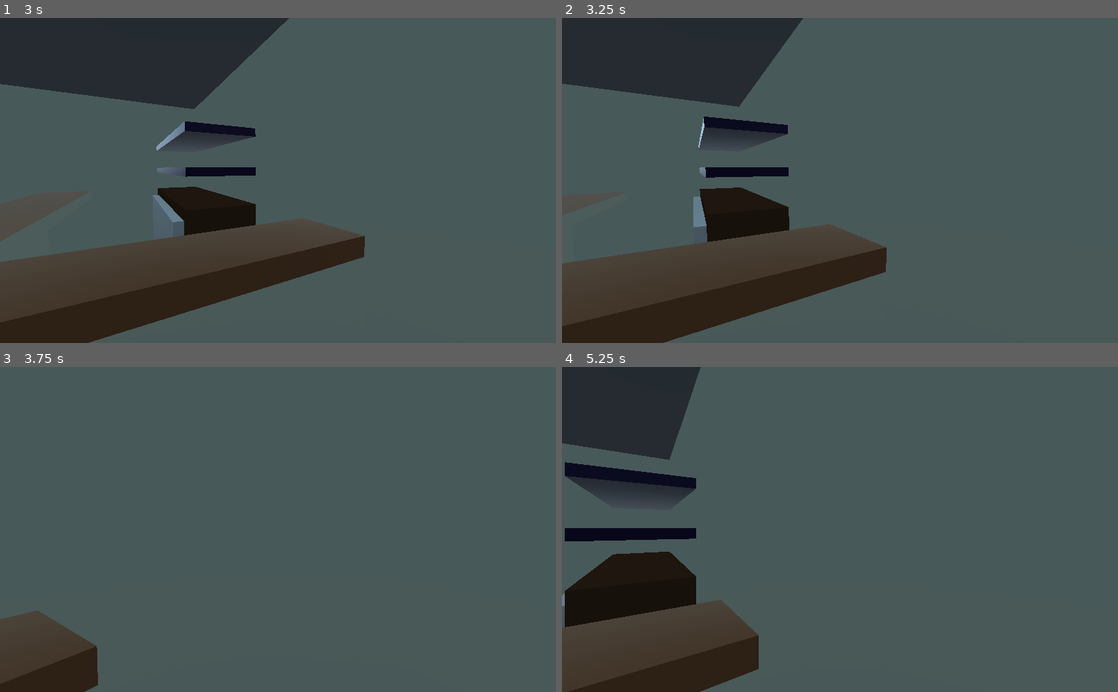
Above: before the commit, frames 1-4 (two rows, left to right).
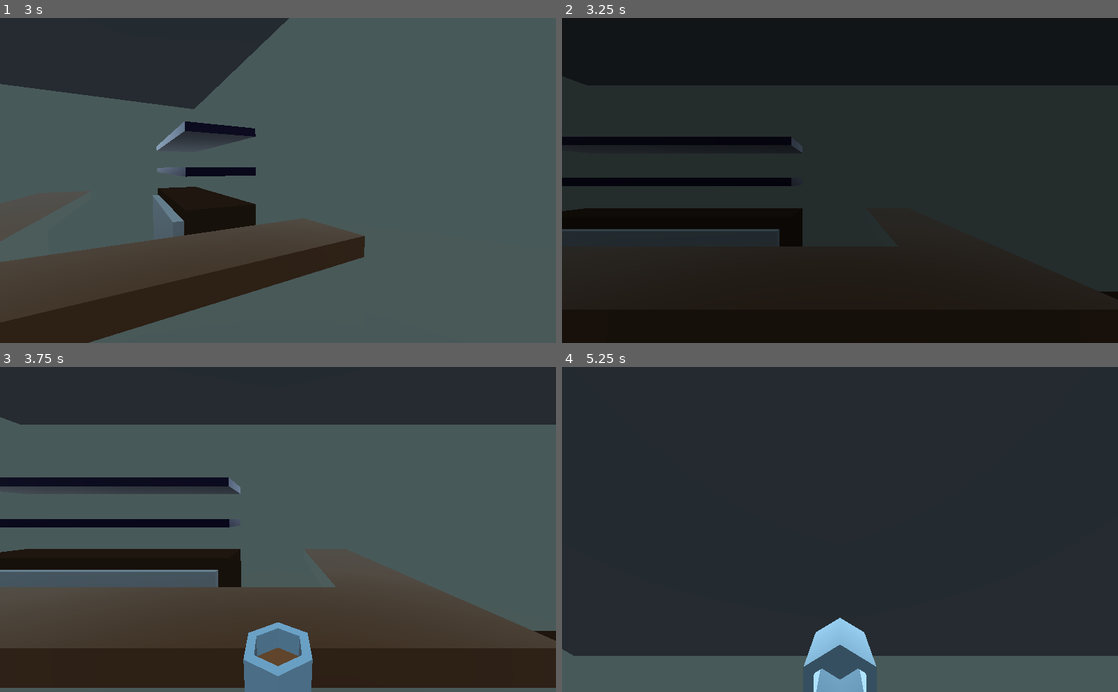
Above: after the commit, the same moments.

Repository: Eptwalabha/ld47
Game: Godot game, scene res://scenes/Game.tscn
Same seed, same stepped clock (60 frames per second), same inputs: the game is played once before the commit and once after it. Sound files missing from this copy of the repository are replaced by a short silence.
Inputs (mouse positions are in pixels of both pictures, inside the frame that each line leads up to):
- Up to frame 1 (3 s): tap Enter at 0.5 s; move the mouse to (305, 180) at 0.52 s; hold Up (move_forward) from 0.53 s (still down); tap E (context_action) every 0.75 s from 0.6 to 2.85 s; move the mouse to (250, 180) at 1.27 s; move the mouse to (289, 174) at 2.02 s; move the mouse to (272, 187) at 2.77 s
- Up to frame 2 (3.25 s): keep holding Up (move_forward)
- Up to frame 3 (3.75 s): keep holding Up (move_forward); move the mouse to (316, 532) at 3.52 s; tap E (context_action) at 3.6 s
- Up to frame 4 (5.25 s): keep holding Up (move_forward); move the mouse to (795, 526) at 4.27 s; tap E (context_action) at 4.35, 5.1 s; move the mouse to (845, 529) at 5.02 s

Frame 1 is identical in both runs. In frame 2, 89% of the frame differs, in the area x 0-100%, y 0-100%; in frame 3, 50%; in frame 4, 86%.

Commit message:
drinking mechanic

Diff:
--- a/scenes/Player.gd
+++ b/scenes/Player.gd
@@ -1,5 +1,7 @@
 class_name Player
 extends KinematicBody
+
+signal drink_ended
 
 onready var head := $Head as Spatial
 onready var camera := $Head/Camera as Camera
@@ -72,7 +74,16 @@
 func force_move(direction: Vector3) -> void:
 	translate(direction)
 
+func force_move_to(spatial: Spatial) -> void:
+	global_transform = spatial.global_transform
+	head.rotation = Vector3.ZERO
+	camera.rotation = Vector3.ZERO
+	camera_angle = 0
+
+func drink() -> void:
+	$AnimationPlayer.play("drink")
+	yield($AnimationPlayer, "animation_finished")
+	emit_signal("drink_ended")
+
 func move_through_window() -> void:
 	$AnimationPlayer.play("move_through_window")
-	yield($AnimationPlayer, "animation_finished")
-	$AnimationPlayer.play("idle")
--- a/scenes/Player.tscn
+++ b/scenes/Player.tscn
@@ -1,7 +1,8 @@
-[gd_scene load_steps=8 format=2]
+[gd_scene load_steps=9 format=2]
 
 [ext_resource path="res://scenes/Player.gd" type="Script" id=1]
 [ext_resource path="res://scenes/props/bar/Glass.tscn" type="PackedScene" id=2]
+[ext_resource path="res://assets/sounds/glup.ogg" type="AudioStream" id=3]
 
 [sub_resource type="RayShape" id=1]
 length = 0.3
@@ -12,8 +13,7 @@
 
 [sub_resource type="Animation" id=3]
 resource_name = "drink"
-length = 3.5
-loop = true
+length = 3.0
 tracks/0/type = "value"
 tracks/0/path = NodePath("Head:rotation_degrees")
 tracks/0/interp = 1
@@ -33,7 +33,7 @@
 tracks/1/imported = false
 tracks/1/enabled = true
 tracks/1/keys = {
-"times": PoolRealArray( 0, 0.7, 1.3, 1.6, 2, 2.3, 3, 3.3 ),
+"times": PoolRealArray( 0, 0.7, 1.3, 1.6, 2, 2.3, 2.9, 3 ),
 "transitions": PoolRealArray( 1, 1, 1, 1, 1, 1, 1, 1 ),
 "update": 0,
 "values": [ Vector3( 0, -0.5, -0.1 ), Vector3( 0, -0.211342, -0.302963 ), Vector3( 0, -0.258699, -0.447292 ), Vector3( 0, -0.258699, -0.447292 ), Vector3( 0, -0.0985843, -0.244329 ), Vector3( 0, -0.258699, -0.447292 ), Vector3( 0, -0.445876, -0.325514 ), Vector3( 0, -0.5, -0.1 ) ]
@@ -45,7 +45,7 @@
 tracks/2/imported = false
 tracks/2/enabled = true
 tracks/2/keys = {
-"times": PoolRealArray( 0, 3.3 ),
+"times": PoolRealArray( 0, 3 ),
 "transitions": PoolRealArray( 1, 1 ),
 "update": 1,
 "values": [ true, false ]
@@ -57,7 +57,7 @@
 tracks/3/imported = false
 tracks/3/enabled = true
 tracks/3/keys = {
-"times": PoolRealArray( 0.7, 1.3, 1.6, 2, 2.3, 3, 3.3 ),
+"times": PoolRealArray( 0.7, 1.3, 1.6, 2, 2.3, 2.9, 3 ),
 "transitions": PoolRealArray( 1, 1, 1, 1, 1, 1, 1 ),
 "update": 0,
 "values": [ Vector3( 0, 0, 0 ), Vector3( 43.839, 0, 0 ), Vector3( 43.839, 0, 0 ), Vector3( 119.796, 0, 0 ), Vector3( 33.994, 0, 0 ), Vector3( 13.508, 0, 0 ), Vector3( 0, 0, 0 ) ]
@@ -137,7 +137,7 @@
 collide_with_bodies = false
 
 [node name="Glass" parent="Head/Camera" instance=ExtResource( 2 )]
-transform = Transform( 1, 0, 0, 0, 1, 0, 0, 0, 1, 0, -0.5, -0.1 )
+transform = Transform( 1, 0, 0, 0, 0.972337, -0.233581, 0, 0.233581, 0.972337, 0, -0.445876, -0.325514 )
 
 [node name="AnimationPlayer" type="AnimationPlayer" parent="."]
 autoplay = "idle"
@@ -146,4 +146,5 @@
 anims/move_through_window = SubResource( 5 )
 
 [node name="AudioStreamPlayer2D" type="AudioStreamPlayer2D" parent="."]
+stream = ExtResource( 3 )
 bus = "sound"
--- a/scenes/chapters/ChapterBar.gd
+++ b/scenes/chapters/ChapterBar.gd
@@ -9,6 +9,7 @@
 var states = {
 	'move': MobileState.new(),
 	'dialog': DialogState.new(),
+	'drink': DrinkState.new(),
 }
 
 var reset_player_transform :Transform
@@ -22,6 +23,9 @@
 			state.player = player
 			state.ui = ui
 			state.connect("state_ended", self, "_on_State_ended", [state_name])
+			state.connect("drink", self, "drink")
+# warning-ignore:return_value_discarded
+	player.connect("drink_ended", self, "_on_player_drink_ended")
 	_change_state('move')
 
 func start() -> void:
@@ -43,6 +47,13 @@
 func input(event: InputEvent) -> void:
 	states[current_state].input(event)
 
+func drink() -> void:
+	player.force_move_to($Drink)
+	player.drink()
+	_change_state('drink')
+
+func _on_player_drink_ended() -> void:
+	_change_state('move')
 
 func _change_state(new_state: String) -> void:
 	if current_state != new_state and states.has(new_state):
@@ -54,6 +65,8 @@
 class GameState:
 # warning-ignore:unused_signal
 	signal state_ended
+# warning-ignore:unused_signal
+	signal drink
 
 	var player: Player = null
 	var ui : UI = null
@@ -102,7 +115,15 @@
 		return true
 
 
+class DrinkState extends GameState:
+
+	func enter() -> void:
+		player.velocity.y = 0.0
+		player.can_control(false)
+
 class MobileState extends GameState:
+
+	var timer : float = 3.0
 
 	func enter() -> void:
 		player.can_control(true)
@@ -113,8 +134,14 @@
 	func input(event: InputEvent) -> void:
 		player.input(event)
 
-	func process(_delta: float) -> void:
+	func process(delta: float) -> void:
 		_check_triggers()
+		timer = timer - delta
+		if timer <= 0:
+			timer += 10.0
+			ui.blink()
+			yield(ui, "blink")
+			emit_signal("drink")
 
 	func _check_triggers():
 		if player.ray.is_colliding():
--- a/scenes/chapters/ChapterBar.tscn
+++ b/scenes/chapters/ChapterBar.tscn
@@ -14,4 +14,7 @@
 transform = Transform( 0.809253, 0, -0.58746, 0, 1, 0, 0.58746, 0, 0.809253, -1.89024, 0, 3.75332 )
 
 [node name="UI" parent="." instance=ExtResource( 4 )]
+
+[node name="Drink" type="Spatial" parent="."]
+transform = Transform( -1.62921e-07, 0, -1, 0, 1, 0, 1, 0, -1.62921e-07, 0.128837, 0, -2.33743 )
 [connection signal="end_of_chapter" from="Bar" to="." method="_on_Bar_end_of_chapter"]
--- a/scenes/ui/UI.gd
+++ b/scenes/ui/UI.gd
@@ -1,6 +1,7 @@
 class_name UI
 extends Control
 
+signal blink
 
 func show_context(text: String) -> void:
 	$VBoxContainer/Context/Label.text = tr(text)
@@ -16,3 +17,6 @@
 
 func hide_dialog() -> void:
 	$VBoxContainer/Dialog.hide()
+
+func blink() -> void:
+	$AnimationPlayer.play("blink")
--- a/scenes/ui/UI.tscn
+++ b/scenes/ui/UI.tscn
@@ -1,6 +1,36 @@
-[gd_scene load_steps=4 format=2]
+[gd_scene load_steps=5 format=2]
 
 [ext_resource path="res://scenes/ui/UI.gd" type="Script" id=1]
+
+[sub_resource type="Animation" id=3]
+resource_name = "blink"
+length = 0.3
+tracks/0/type = "value"
+tracks/0/path = NodePath("ColorRect:color")
+tracks/0/interp = 1
+tracks/0/loop_wrap = true
+tracks/0/imported = false
+tracks/0/enabled = true
+tracks/0/keys = {
+"times": PoolRealArray( 0, 0.1, 0.2, 0.3 ),
+"transitions": PoolRealArray( 1, 1, 1, 1 ),
+"update": 0,
+"values": [ Color( 0, 0, 0, 0 ), Color( 0, 0, 0, 1 ), Color( 0, 0, 0, 1 ), Color( 0, 0, 0, 0 ) ]
+}
+tracks/1/type = "method"
+tracks/1/path = NodePath(".")
+tracks/1/interp = 1
+tracks/1/loop_wrap = true
+tracks/1/imported = false
+tracks/1/enabled = true
+tracks/1/keys = {
+"times": PoolRealArray( 0.1 ),
+"transitions": PoolRealArray( 1 ),
+"values": [ {
+"args": [ "blink" ],
+"method": "emit_signal"
+} ]
+}
 
 [sub_resource type="Animation" id=1]
 resource_name = "fade-in"
@@ -98,5 +128,6 @@
 margin_bottom = 14.0
 
 [node name="AnimationPlayer" type="AnimationPlayer" parent="."]
+anims/blink = SubResource( 3 )
 anims/fade-in = SubResource( 1 )
 anims/fade-out = SubResource( 2 )
Not shown, added: assets/sounds/glup.ogg.import
Not shown, added: assets/sounds/glup.ogg
